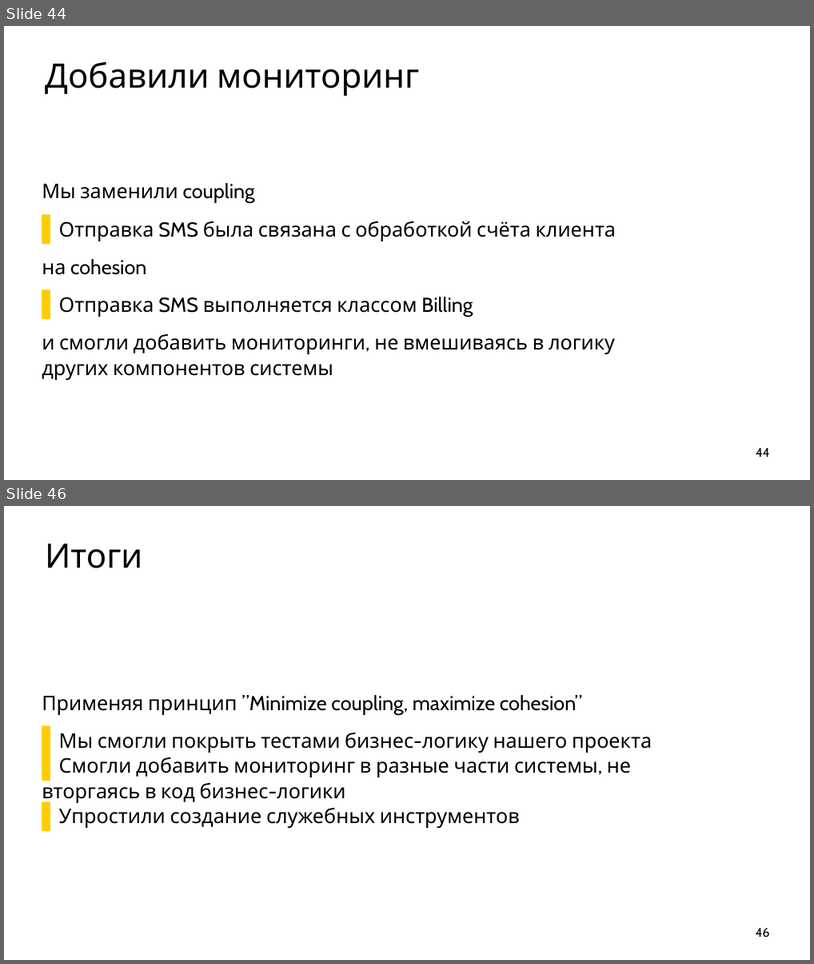
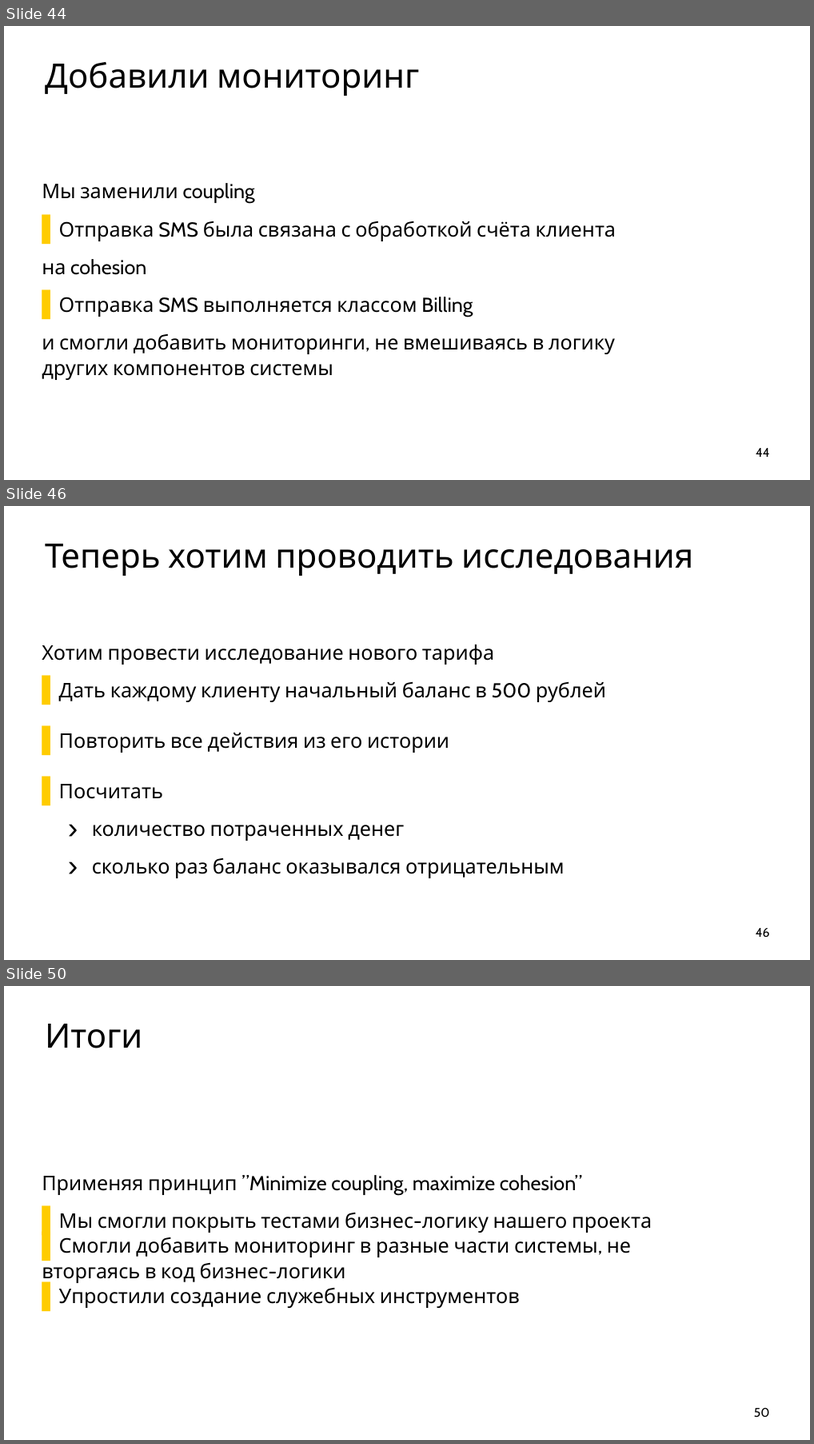
Before and after one commit to ishfb/cpprus17, a slide deck: slides.pptx. Shown one above the other, each under a label of ours: slides 44 and 46 before the commit, slides 44, 46 and 50 after it; the slides between them are not shown. The pictures are 814x964 and 814x1444 pixels, drawn with LibreOffice and Linux fonts; fonts in the diff are those of the drawing. Boxes give left, top, right and bottom in pixels: in the first picture for what was removed or moved away, otherwise in the second. Text is boxed around its words. In the diff, an @@ line names an element or a change of style, - is before the commit and + after.

```diff
--- a/slides.pptx
+++ b/slides.pptx
@@ slide 46 added at [4,506,810,960], background #FFFFFF @@
@@ title added at [45,544,694,576], 80 pt, text #000000 @@
+Теперь хотим проводить исследования
@@ text added at [42,644,606,878], 48 pt, text #000000 @@
+Хотим провести исследование нового тарифа
+  ▌ Дать каждому клиенту начальный баланс в 500 рублей
+  ▌ Повторить все действия из его истории
+  ▌ Посчитать
+    › количество потраченных денег
+    › сколько раз баланс оказывался отрицательным
@@ page number added at [756,928,770,936], 30 pt, text #000000 @@
+46
@@ what was slide 46 is now slide 50 @@
@@ page number at [754,1408,770,1417]: text changed @@
-46
+50
```
Also in this commit, not shown: 2 slides changed, 4 other slides added, 1 slide removed, 1 other file.
